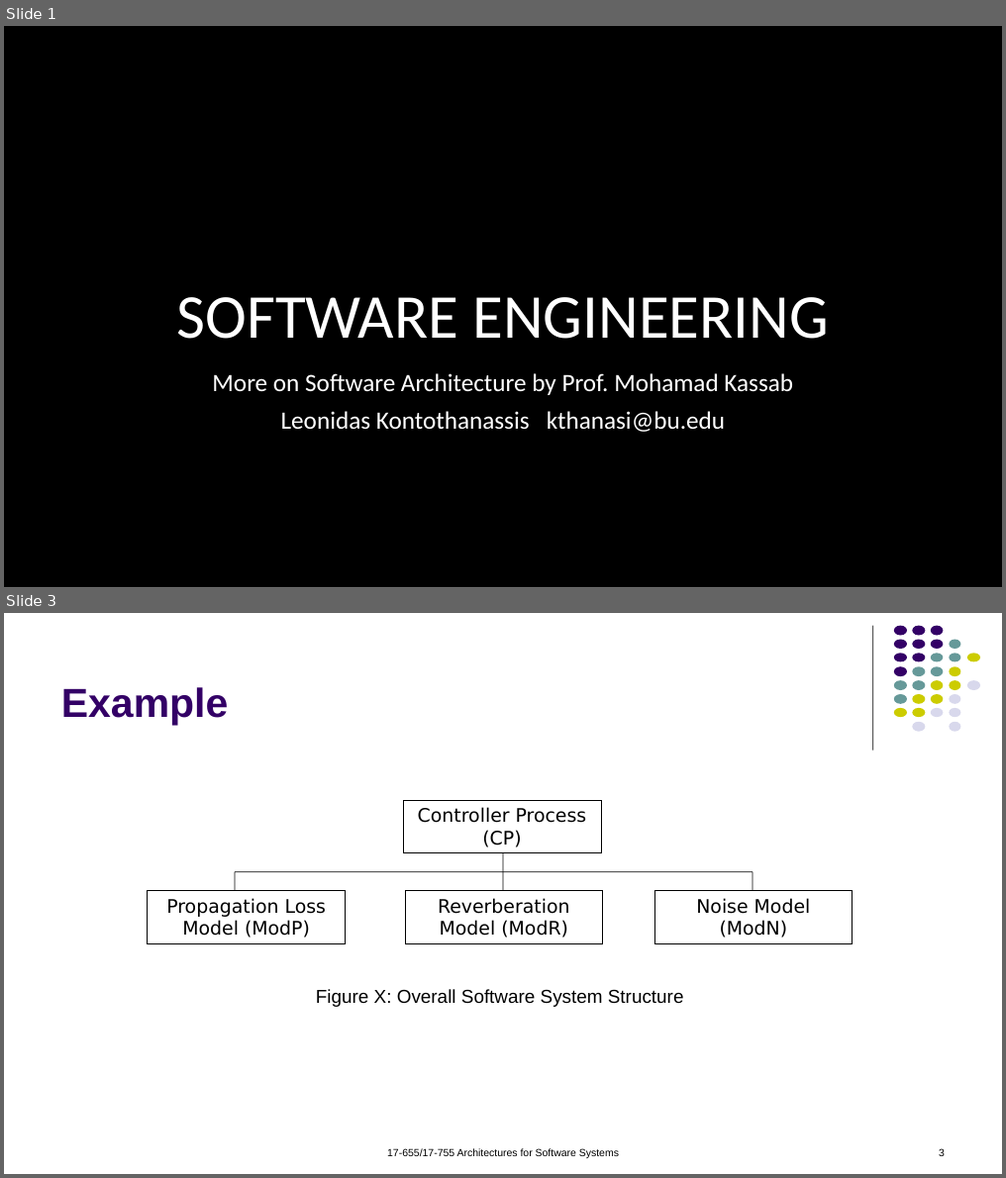
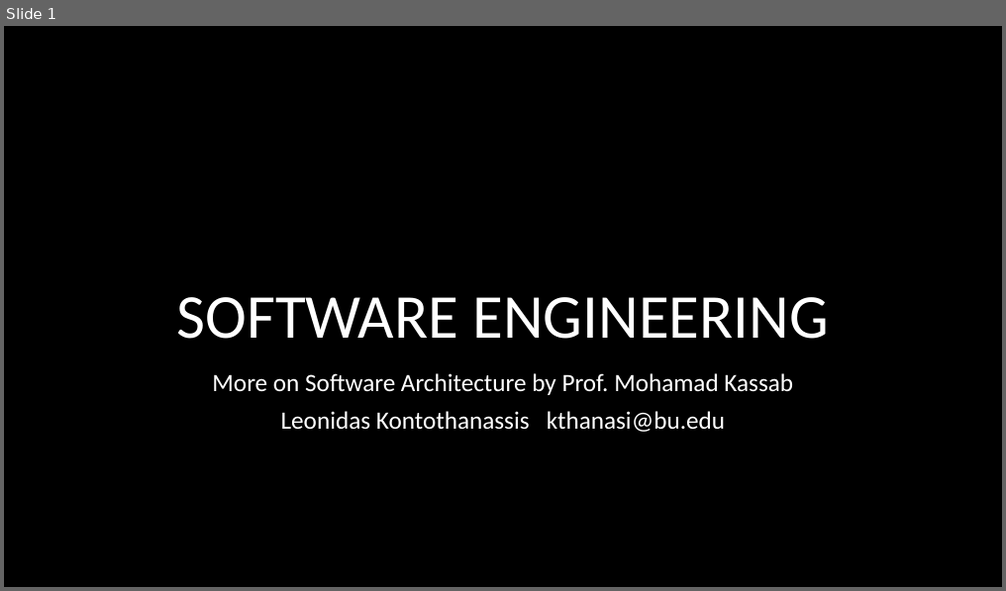
Before and after one commit to kthanasi-git/SW_Engineering, a slide deck: SOFTWARE ENGINEERING/SLIDES/21-More on Software Architecture.pptx. Shown one above the other, each under a label of ours: slides 1 and 3 before the commit, slide 1 after it; the slides between them are not shown. The pictures are 1006x1178 and 1006x591 pixels, drawn with LibreOffice and Linux fonts; fonts in the diff are those of the drawing; background and template pictures are left out. Boxes give left, top, right and bottom in pixels: in the first picture for what was removed or moved away, otherwise in the second. Text is boxed around its words. In the diff, an @@ line names an element or a change of style, - is before the commit and + after.

```diff
--- a/SOFTWARE ENGINEERING/SLIDES/21-More on Software Architecture.pptx
+++ b/SOFTWARE ENGINEERING/SLIDES/21-More on Software Architecture.pptx
@@ slide 3 removed at <box>4,613,1002,1174</box>, background #FFFFFF @@
@@ line removed from (873, 626) to (873, 750) @@
@@ title removed at <box>61,687,228,725</box> @@
-Example
@@ group removed at <box>894,626,981,731</box>: 31 ellipses @@
@@ group removed at <box>148,800,852,944</box>: 4 rectangles, 4 lines @@
-Controller Process (CP)
-Propagation Loss Model (ModP)
-Reverberation Model (ModR)
-Noise Model (ModN)
@@ text removed at <box>316,989,684,1007</box> @@
-Figure X: Overall Software System Structure
@@ text removed at <box>387,1149,619,1158</box> @@
-17-655/17-755 Architectures for Software Systems
@@ page number removed at <box>939,1149,944,1157</box> @@
-3
```
Also in this commit, not shown: 1 slide changed, 8 other slides removed, 13 other files.
